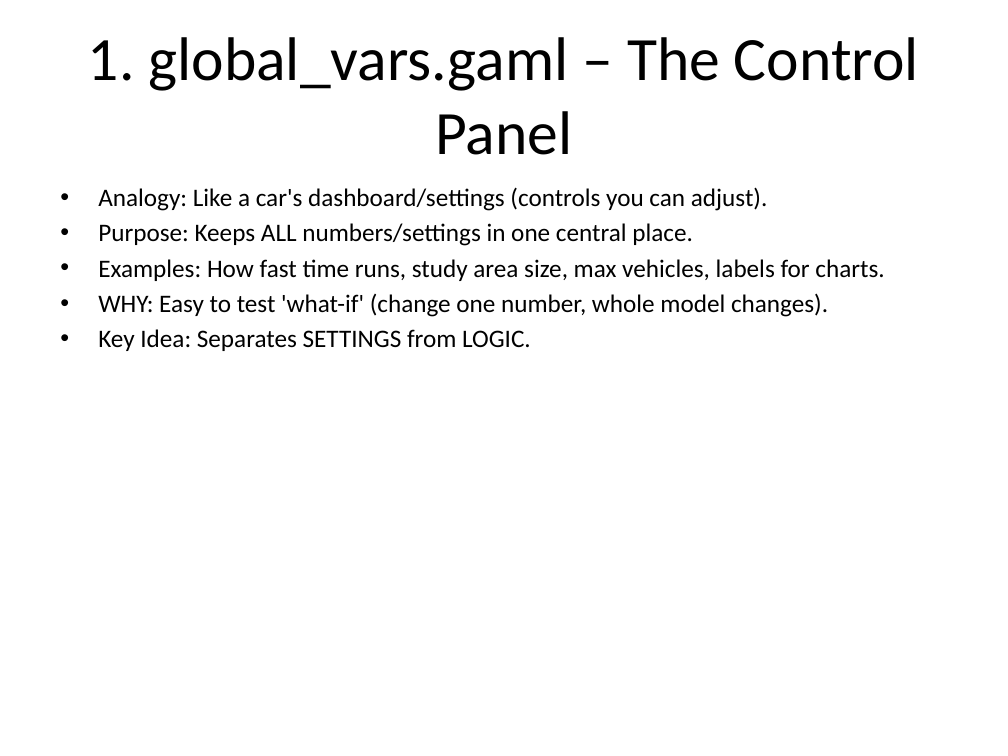
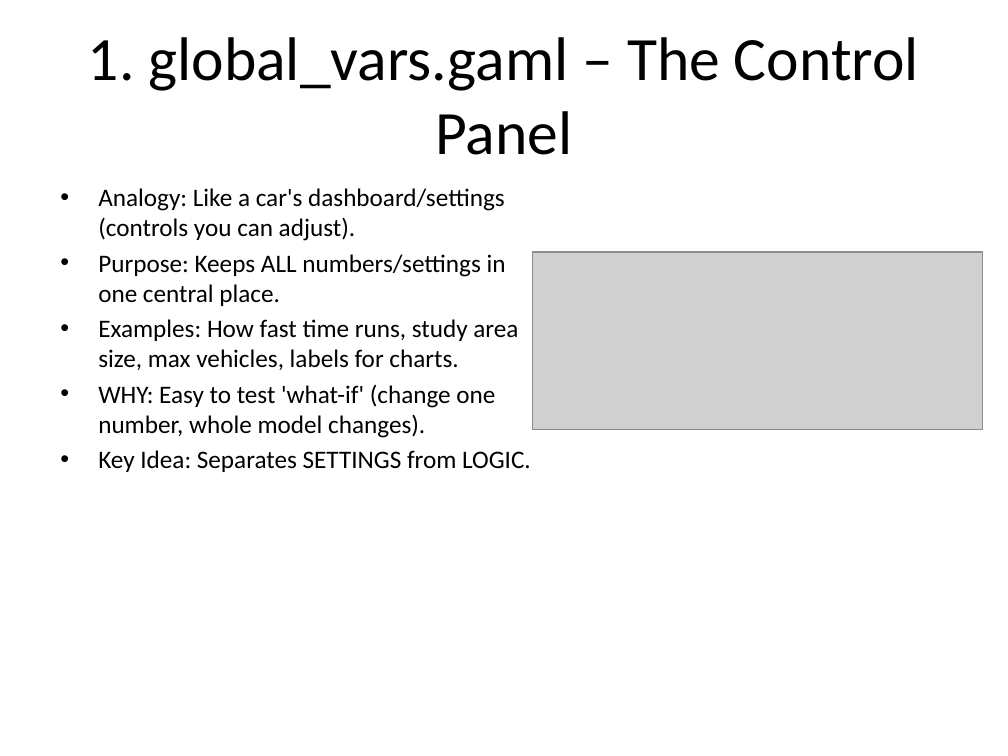
Before and after one commit to hqnghi88/PenangAir, a slide deck: slide 9 of PenangAir_Tutorial_NonProgrammer_Fixed.pptx (slide 5 before the commit). Drawn at 1008x756 pixels with LibreOffice and Linux fonts; fonts in the diff are those of the drawing; grey boxes stand for pictures. Boxes give left, top, right and bottom in pixels: in the first picture for what was removed or moved away, otherwise in the second. Text is boxed around its words. In the diff, an @@ line names an element or a change of style, - is before the commit and + after.

Commit message:
Refactor traffic and pollution models; update emission scaling and fleet size for improved simulation accuracy

```diff
--- a/PenangAir_Tutorial_NonProgrammer_Fixed.pptx
+++ b/PenangAir_Tutorial_NonProgrammer_Fixed.pptx
@@ text "Analogy: Like a car's dashboard/settings ..." rewrapped from box(98, 187, 884, 351) to box(98, 188, 531, 472) @@
@@ picture added at box(532, 252, 983, 429) @@
```
Also in this commit, not shown: 21 other slides changed, 1 slide added, 3 slides removed, 4 other files.
